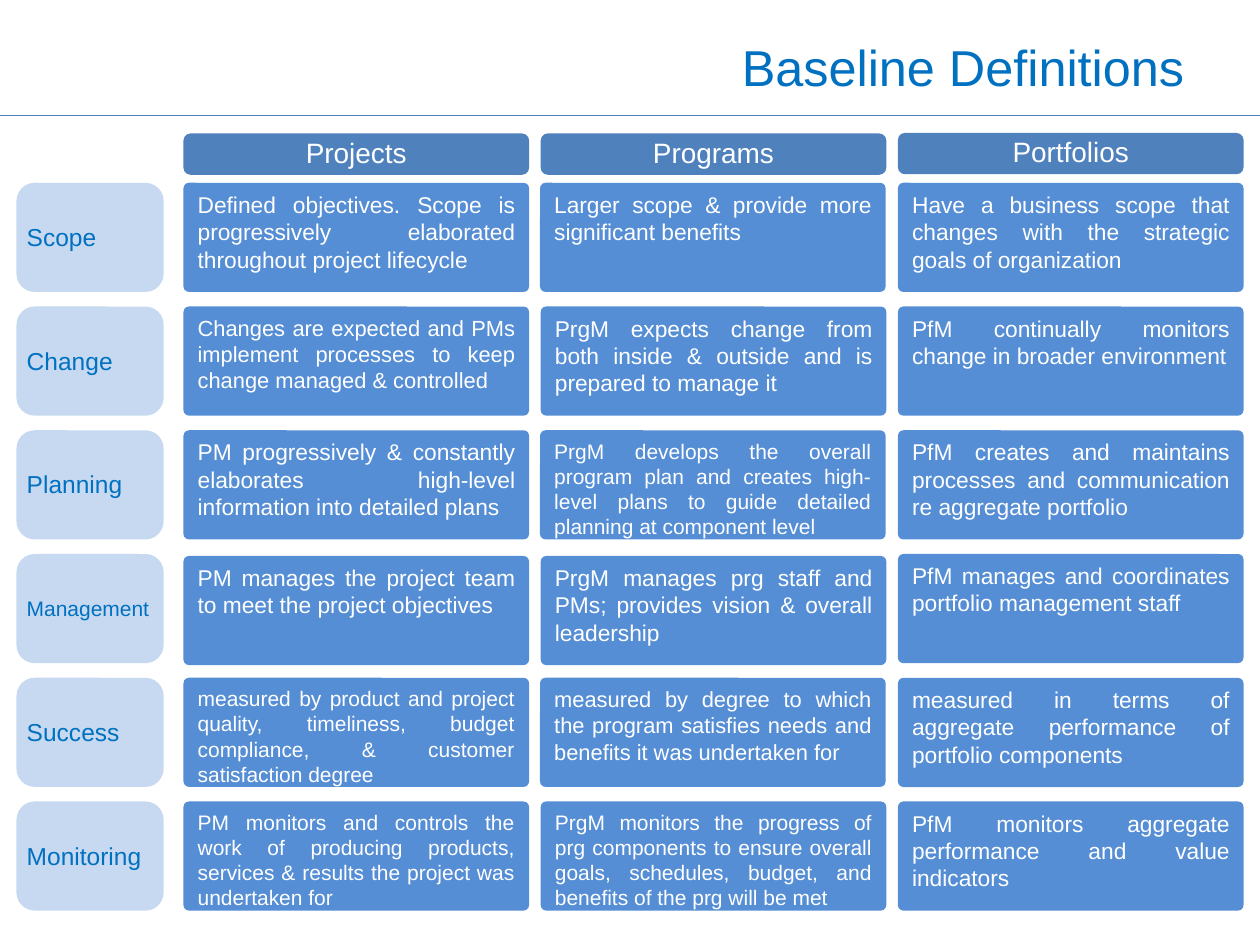
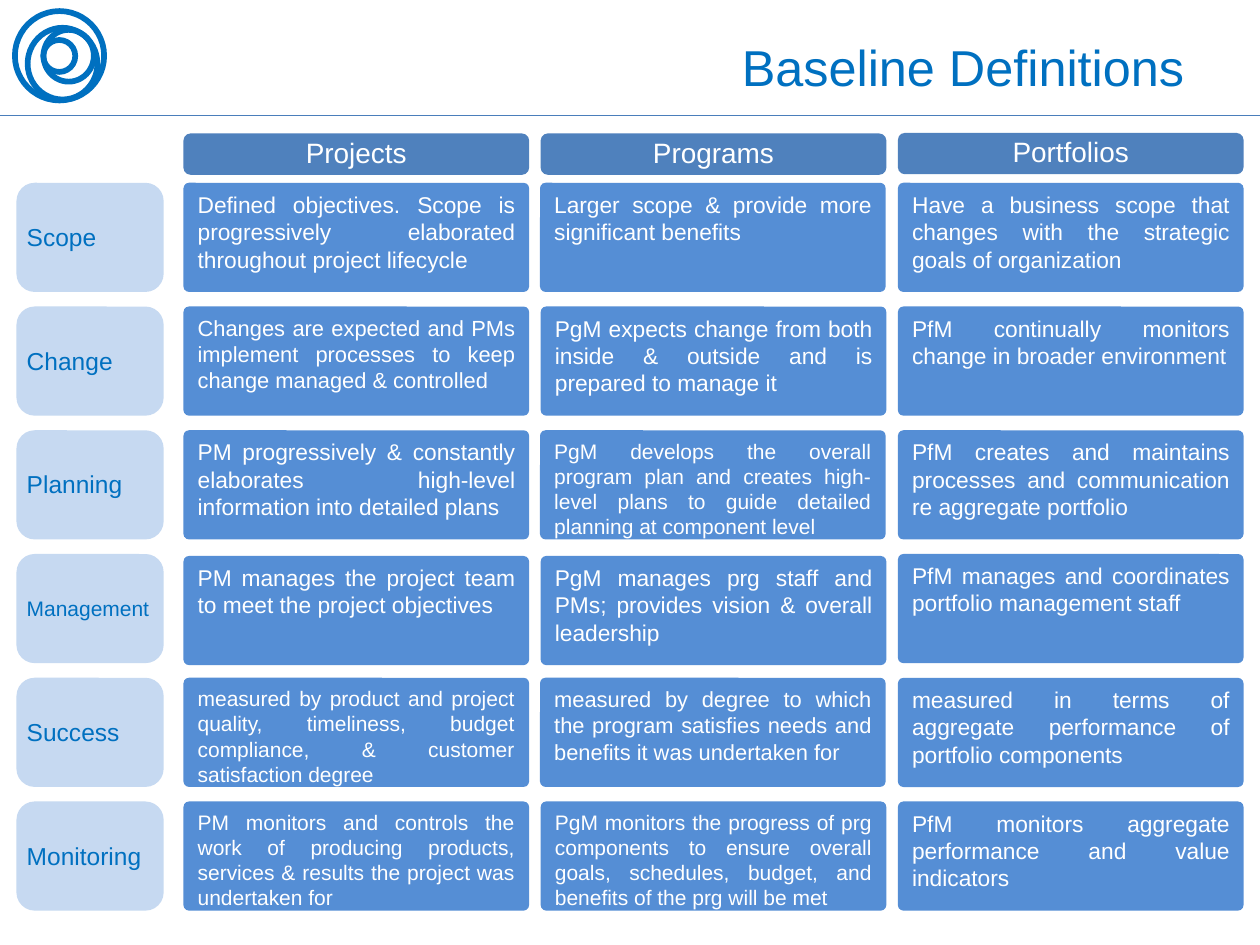
Before and after one commit to OleksiyRudenko/_under-development, a slide deck: slide 5 of PM.overview/PMBoK 5 Brief Overview -- Oleksiy Rudenko -- 150412.pptx. Drawn at 1260x945 pixels with LibreOffice and Linux fonts; fonts in the diff are those of the drawing. Boxes give left, top, right and bottom in pixels: in the first picture for what was removed or moved away, otherwise in the second. Text is boxed around its words. In the diff, an @@ line names an element or a change of style, - is before the commit and + after.

```diff
--- a/PM.overview/PMBoK 5 Brief Overview -- Oleksiy Rudenko -- 150412.pptx
+++ b/PM.overview/PMBoK 5 Brief Overview -- Oleksiy Rudenko -- 150412.pptx
@@ group added at <box>15,11,105,101</box>: 4 ellipses @@
@@ text in rounded rectangle at <box>555,320,872,396</box>: text changed @@
-PrgM expects change from both inside & outside and is prepared to manage it
+PgM expects change from both inside & outside and is prepared to manage it
@@ text in rounded rectangle at <box>554,444,871,539</box>: text changed @@
-PrgM develops the overall program plan and creates high-level plans to guide detailed planning at component level
+PgM develops the overall program plan and creates high-level plans to guide detailed planning at component level
@@ text in rounded rectangle at <box>555,569,872,646</box>: text changed @@
-PrgM manages prg staff and PMs; provides vision & overall leadership
+PgM manages prg staff and PMs; provides vision & overall leadership
@@ text in rounded rectangle at <box>555,815,872,910</box>: text changed @@
-PrgM monitors the progress of prg components to ensure overall goals, schedules, budget, and benefits of the prg will be met
+PgM monitors the progress of prg components to ensure overall goals, schedules, budget, and benefits of the prg will be met
```
Also in this commit, not shown: 15 other slides changed, 1 slide added, 1 slide removed, 1 other file.
